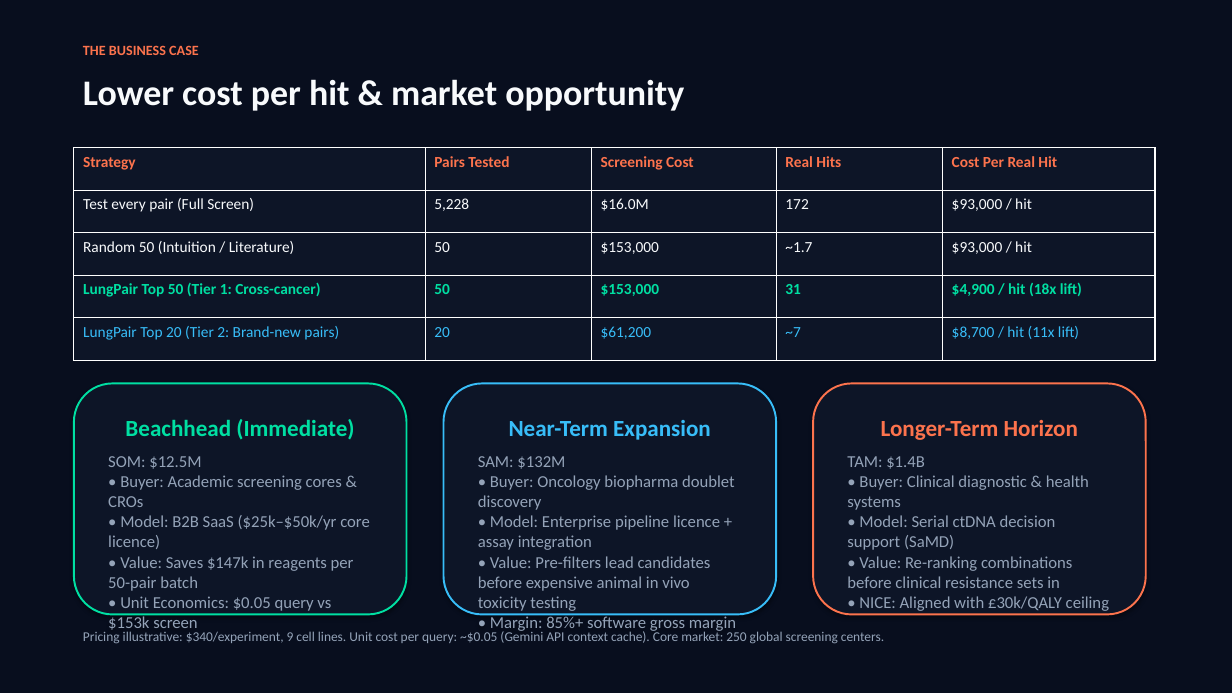
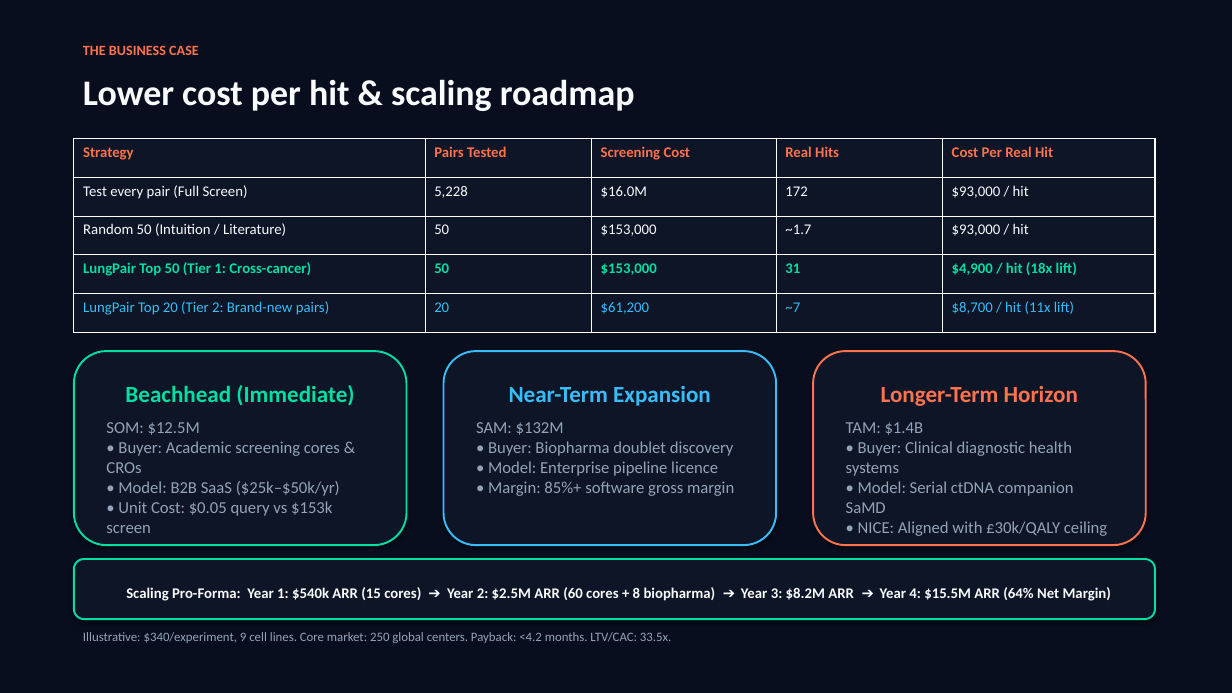
Before and after one commit to leventkoymen/backprop-to-the-future-b56f8f5e-submission-repo, a slide deck: slide 6 of docs/LungPair_Pitch_Deck_Team_Backprop.pptx. Drawn at 1232x693 pixels with LibreOffice and Linux fonts; fonts in the diff are those of the drawing. Boxes give left, top, right and bottom in pixels: in the first picture for what was removed or moved away, otherwise in the second. Text is boxed around its words. In the diff, an @@ line names an element or a change of style, - is before the commit and + after.

Commit message:
Docs: update presentation PPTX and PDFs with Slide 6 scaling pro-forma progression

```diff
--- a/docs/LungPair_Pitch_Deck_Team_Backprop.pptx
+++ b/docs/LungPair_Pitch_Deck_Team_Backprop.pptx
@@ text at box(83, 79, 635, 111): text changed @@
-Lower cost per hit & market opportunity
+Lower cost per hit & scaling roadmap
@@ table at box(74, 139, 1155, 333) @@
@@ size 12 to 11.5 pt @@
@@ table: place and size @@
-table at box(74, 148, 1155, 360)
+table at box(74, 139, 1155, 333)
@@ rounded rectangle "Beachhead (Immediate)": place and size @@
-rounded rectangle "Beachhead (Immediate)" at box(74, 384, 407, 615)
+rounded rectangle "Beachhead (Immediate)" at box(74, 351, 407, 545)
@@ rounded rectangle "Near-Term Expansion": place and size @@
-rounded rectangle "Near-Term Expansion" at box(444, 384, 776, 615)
+rounded rectangle "Near-Term Expansion" at box(444, 351, 776, 545)
@@ rounded rectangle "Longer-Term Horizon": place and size @@
-rounded rectangle "Longer-Term Horizon" at box(813, 384, 1146, 615)
+rounded rectangle "Longer-Term Horizon" at box(813, 351, 1146, 545)
@@ text in rounded rectangle at box(106, 422, 340, 533): text changed @@
-SOM: $12.5M
-• Buyer: Academic screening cores & CROs
-• Model: B2B SaaS ($25k–$50k/yr core licence)
-• Value: Saves $147k in reagents per 50-pair batch
-• Unit Economics: $0.05 query vs $153k screen
+SOM: $12.5M
+• Buyer: Academic screening cores & CROs
+• Model: B2B SaaS ($25k–$50k/yr)
+• Unit Cost: $0.05 query vs $153k screen
@@ text in rounded rectangle at box(476, 422, 734, 496): text changed @@
-SAM: $132M
-• Buyer: Oncology biopharma doublet discovery
-• Model: Enterprise pipeline licence + assay integration
-• Value: Pre-filters lead candidates before expensive animal in vivo toxicity testing
-• Margin: 85%+ software gross margin
+SAM: $132M
+• Buyer: Biopharma doublet discovery
+• Model: Enterprise pipeline licence
+• Margin: 85%+ software gross margin
@@ text in rounded rectangle at box(846, 422, 1107, 536): text changed @@
-TAM: $1.4B
-• Buyer: Clinical diagnostic & health systems
-• Model: Serial ctDNA decision support (SaMD)
-• Value: Re-ranking combinations before clinical resistance sets in
-• NICE: Aligned with £30k/QALY ceiling
+TAM: $1.4B
+• Buyer: Clinical diagnostic health systems
+• Model: Serial ctDNA companion SaMD
+• NICE: Aligned with £30k/QALY ceiling
@@ rounded rectangle added at box(74, 559, 1155, 619), fill #0D1527, outline #00DFA2 1.5 pt, 11.5 pt, text #F8FAFC, bold @@
+Scaling Pro-Forma: Year 1: $540k ARR (15 cores) ➔ Year 2: $2.5M ARR (60 cores + 8 biopharma) ➔ Year 3: $8.2M ARR ➔ Year 4: $15.5M ARR (64% Net Margin)
@@ text at box(83, 632, 671, 643): text changed; size 10.5 to 10 pt @@
-Pricing illustrative: $340/experiment, 9 cell lines. Unit cost per query: ~$0.05 (Gemini API context cache). Core market: 250 global screening centers.
+Illustrative: $340/experiment, 9 cell lines. Core market: 250 global centers. Payback: <4.2 months. LTV/CAC: 33.5x.
```
Also in this commit, not shown: 2 other files.
